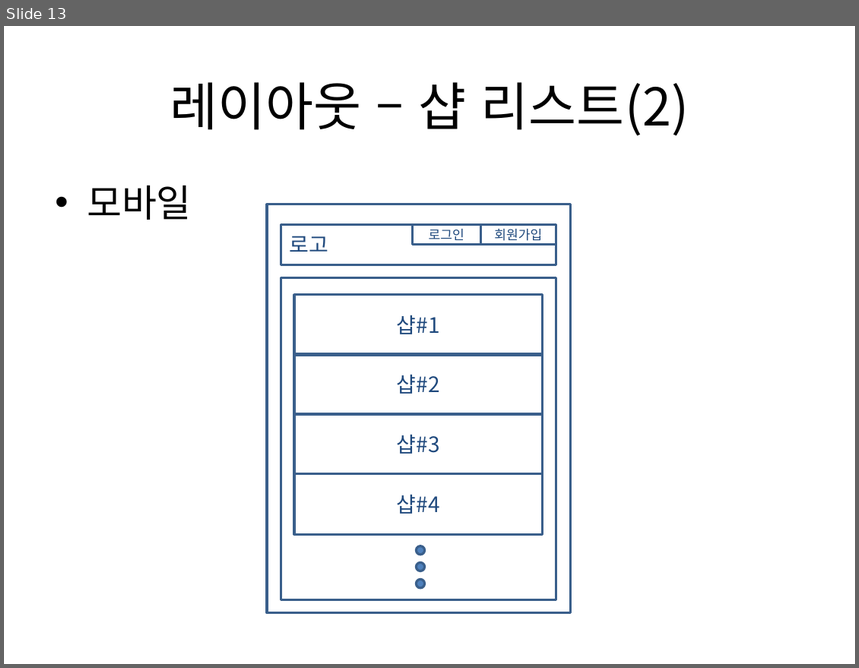
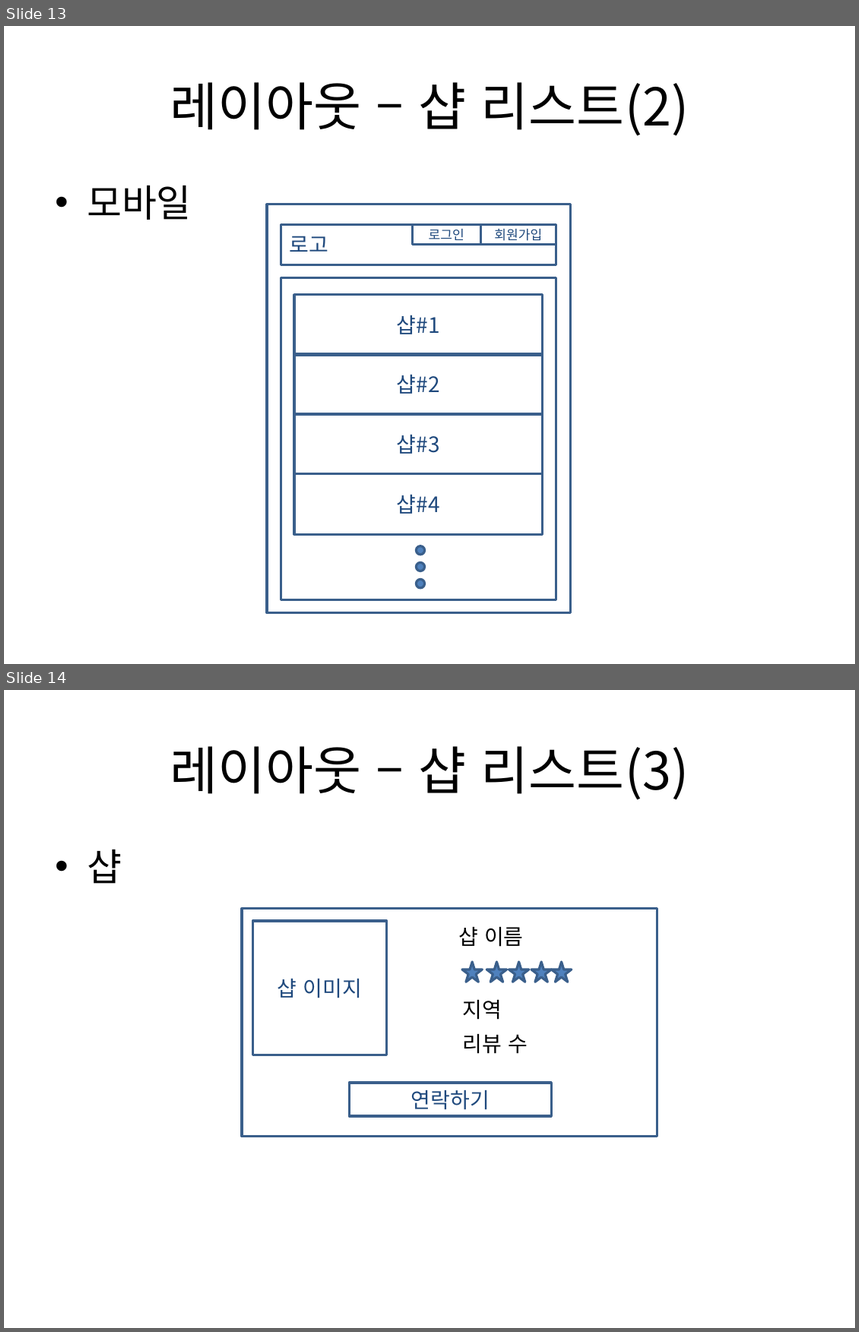
Before and after one commit to kurodari/ttm, a slide deck: docs/ttm 기획서 pt.pptx. Shown one above the other, each under a label of ours: slide 13 before the commit, slides 13 and 14 after it. The pictures are 859x668 and 859x1332 pixels, drawn with LibreOffice and Linux fonts; fonts in the diff are those of the drawing. Boxes give left, top, right and bottom in pixels: in the first picture for what was removed or moved away, otherwise in the second. Text is boxed around its words. In the diff, an @@ line names an element or a change of style, - is before the commit and + after.

Commit message:
샵 리스트에 출력될 샵 예시 추가

```diff
--- a/docs/ttm 기획서 pt.pptx
+++ b/docs/ttm 기획서 pt.pptx
@@ slide 14 added at bbox=[4, 690, 855, 1328], background #FFFFFF @@
@@ title added at bbox=[170, 746, 689, 800], 44 pt, text #000000 @@
+레이아웃 – 샵 리스트(3)
@@ text added at bbox=[87, 850, 122, 884], 32 pt, text #000000 @@
+• 샵
@@ rectangle added at bbox=[243, 909, 658, 1137], outline #3A5F8C 2 pt @@
@@ rectangle added at bbox=[253, 921, 386, 1054], outline #3A5F8C 2 pt, 18 pt, text #1F497D @@
+샵 이미지
@@ text added at bbox=[459, 927, 524, 947], 18 pt, text #000000 @@
+샵 이름
@@ group added at bbox=[462, 962, 572, 983]: 5 stars @@
@@ text added at bbox=[463, 1000, 503, 1020], 18 pt, text #000000 @@
+지역
@@ text added at bbox=[463, 1034, 528, 1054], 18 pt, text #000000 @@
+리뷰 수
@@ rectangle added at bbox=[350, 1083, 552, 1116], outline #3A5F8C 2 pt, 18 pt, text #1F497D @@
+연락하기
```
